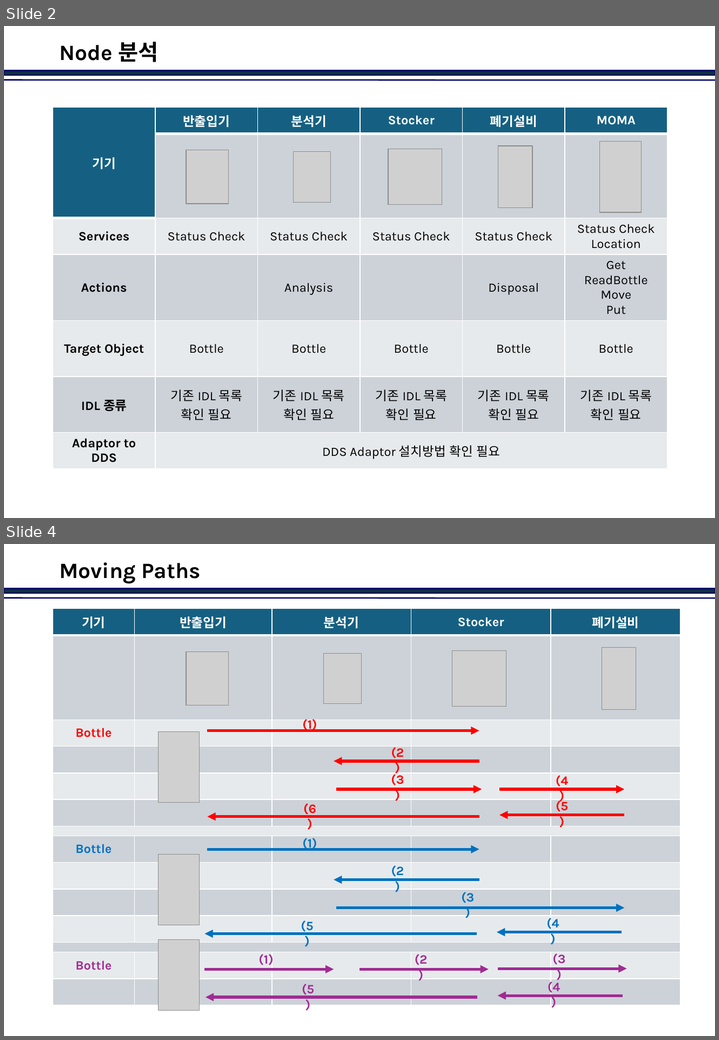
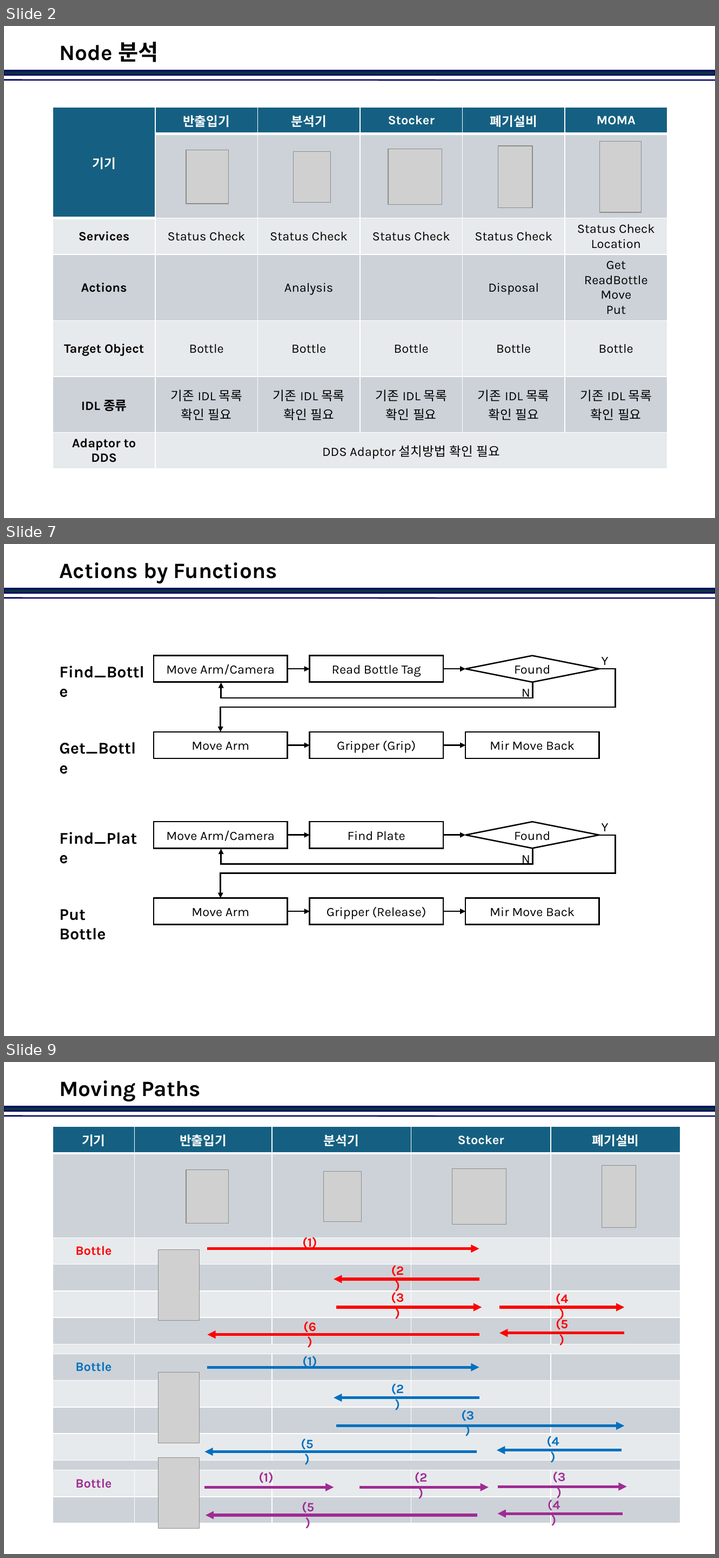
Before and after one commit to jinkabpark/SamickThk_Analysis, a slide deck: 허종원/DDS&Nodes.pptx. Shown one above the other, each under a label of ours: slides 2 and 4 before the commit, slides 2, 7 and 9 after it; the slides between them are not shown. The pictures are 719x1040 and 719x1558 pixels, drawn with LibreOffice and Linux fonts; fonts in the diff are those of the drawing; grey boxes stand for pictures; background and template pictures are left out. Boxes give left, top, right and bottom in pixels: in the first picture for what was removed or moved away, otherwise in the second. Text is boxed around its words. In the diff, an @@ line names an element or a change of style, - is before the commit and + after.

Commit message:
Add files via upload
Functions and events

```diff
--- a/허종원/DDS&Nodes.pptx
+++ b/허종원/DDS&Nodes.pptx
@@ slide 7 added at (4,544,715,1036), background #FFFFFF; not listed: 2 template elements that a slide beside it also shows @@
@@ title added at (60,562,277,583), 24 pt, text #000000, bold @@
+Actions by Functions
@@ rectangle added at (154,656,288,682), fill #FFFFFF, outline #000000 1.5 pt, 14 pt, text #000000 @@
+Move Arm/Camera
@@ rectangle added at (310,656,444,682), fill #FFFFFF, outline #000000 1.5 pt, 14 pt, text #000000 @@
+Read Bottle Tag
@@ diamond added at (465,656,599,682), fill #FFFFFF, outline #000000 1.5 pt, 14 pt, text #000000 @@
+Found
@@ text added at (601,657,608,665), 14 pt, text #000000 @@
+Y
@@ text added at (59,666,144,678), 18 pt, text #000000, bold @@
+Find_Bottle
@@ text added at (59,665,398,754), 18 pt, text #000000, bold @@
+Get_Bottle
@@ elbow arrow added from (599, 669) to (221, 732), #000000 1.5 pt @@
@@ arrow added from (288, 669) to (310, 669), #000000 1.5 pt @@
@@ arrow added from (443, 669) to (465, 669), #000000 1.5 pt @@
@@ elbow arrow added from (533, 682) to (221, 682), #000000 1.5 pt @@
@@ text added at (521,689,530,698), 14 pt, text #000000 @@
+N
@@ rectangle added at (154,732,288,758), fill #FFFFFF, outline #000000 1.5 pt, 14 pt, text #000000 @@
+Move Arm
@@ rectangle added at (310,732,444,758), fill #FFFFFF, outline #000000 1.5 pt, 14 pt, text #000000 @@
+Gripper (Grip)
@@ rectangle added at (465,732,599,758), fill #FFFFFF, outline #000000 1.5 pt, 14 pt, text #000000 @@
+Mir Move Back
@@ arrow added from (288, 745) to (310, 745), #000000 1.5 pt @@
@@ arrow added from (443, 745) to (465, 745), #000000 1.5 pt @@
@@ text added at (59,832,137,844), 18 pt, text #000000, bold @@
+Find_Plate
@@ rectangle added at (154,822,288,848), fill #FFFFFF, outline #000000 1.5 pt, 14 pt, text #000000 @@
+Move Arm/Camera
@@ rectangle added at (310,822,444,848), fill #FFFFFF, outline #000000 1.5 pt, 14 pt, text #000000 @@
+Find Plate
@@ diamond added at (465,822,599,848), fill #FFFFFF, outline #000000 1.5 pt, 14 pt, text #000000 @@
+Found
@@ text added at (601,823,608,831), 14 pt, text #000000 @@
+Y
@@ elbow arrow added from (599, 836) to (221, 898), #000000 1.5 pt @@
@@ elbow arrow added from (533, 848) to (221, 849), #000000 1.5 pt @@
@@ arrow added from (288, 836) to (310, 836), #000000 1.5 pt @@
@@ arrow added from (443, 836) to (465, 836), #000000 1.5 pt @@
@@ text added at (521,855,530,865), 14 pt, text #000000 @@
+N
@@ rectangle added at (154,898,288,925), fill #FFFFFF, outline #000000 1.5 pt, 14 pt, text #000000 @@
+Move Arm
@@ rectangle added at (310,898,444,925), fill #FFFFFF, outline #000000 1.5 pt, 14 pt, text #000000 @@
+Gripper (Release)
@@ rectangle added at (465,898,599,925), fill #FFFFFF, outline #000000 1.5 pt, 14 pt, text #000000 @@
+Mir Move Back
@@ text added at (59,909,106,940), 18 pt, text #000000, bold @@
+Put Bottle
@@ arrow added from (288, 911) to (310, 911), #000000 1.5 pt @@
@@ arrow added from (443, 911) to (465, 911), #000000 1.5 pt @@
@@ what was slide 4 is now slide 9 @@
```
Also in this commit, not shown: 1 slide changed, 6 other slides added.
